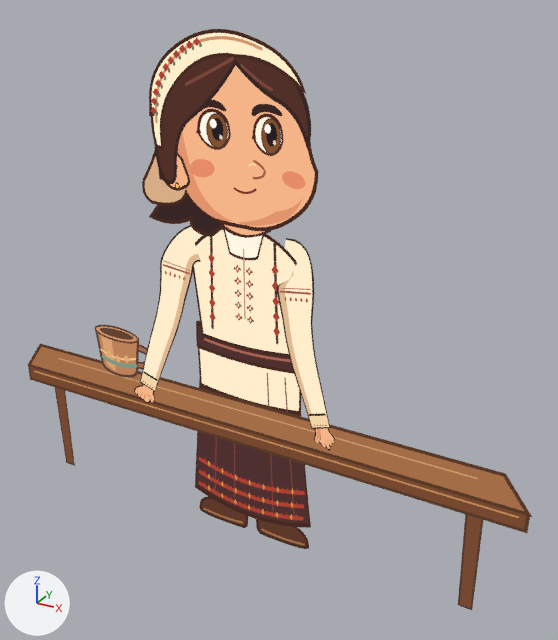
The glTF model assets/recuzita/mama-cana.glb as it was, and as the next commit left it.
Camera for both pictures: a 50 mm lens placed at (3.63, -5.99, 5.65), pointed at (0.35, -0.02, 2.66). Lighting does not change. The marker at lower left points along +X, +Y and +Z. The first picture is the older version. Where no turn or scale is listed for an object, it has been applied to the vertices. Vertices at exactly the same position are counted once.

Names of what the first picture shows: 'Cană cu toartă', 'Masă de lemn', 'Mânecă, umăr și manșetă · L', 'Mânecă, umăr și manșetă · R', 'Palmă articulată · L', 'Palmă · pumn · R', 'mother / Eye open · L', 'mother / Eye open · R', 'mother / Face', 'mother / Front hair', 'mother / Hair silhouette', 'mother / Lower tunic and waist', 'mother / Shirt and clothing panels', 'mother / Skirt' and 8 more.
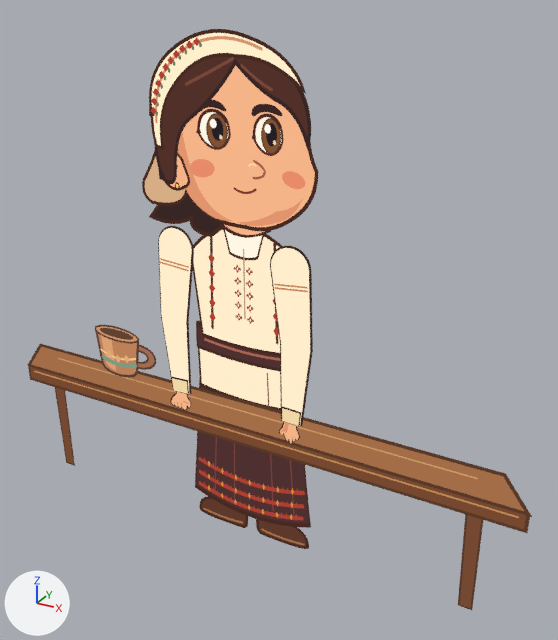
Location of each change, [x1, y1, x2, y2] in pixels of the pictures (558 x 640 px; the box of a moved part takes in the faces that stretch with it):
'Mânecă · L', added
    after: [270, 246, 313, 427]
    faces in mat_ink_ffedcb (black #000000, glowing beige #ffedcb): [271, 248, 310, 423]
    faces in mat_ink_3a2925 (black #000000): [270, 246, 313, 427]
    faces in mat_ink_f1d6a6 (black #000000, glowing beige #f1d6a6): [282, 408, 300, 426]
'Mânecă, umăr și manșetă · L', deleted
    before: [277, 238, 330, 429]
    faces in mat_ink_ffedcb (black #000000, glowing beige #ffedcb): [284, 240, 326, 414]
    faces in mat_ink_dfb991 (black #000000, glowing beige #dfb991): [279, 272, 312, 415]
    faces in mat_ink_372a24 (black #000000): [277, 238, 330, 429]
    faces in mat_ink_f2d6a9 (black #000000, glowing beige #f2d6a9): [309, 415, 329, 427]
'Mânecă · R', added
    after: [158, 226, 194, 394]
    faces in mat_ink_ffedcb (black #000000, glowing beige #ffedcb): [159, 228, 192, 388]
    faces in mat_ink_3a2925 (black #000000): [158, 226, 194, 394]
    faces in mat_ink_f1d6a6 (black #000000, glowing beige #f1d6a6): [172, 378, 188, 394]
'Mânecă, umăr și manșetă · R', deleted
    before: [140, 225, 203, 392]
    faces in mat_ink_ffedcb (black #000000, glowing beige #ffedcb): [143, 227, 203, 378]
    faces in mat_ink_dfb991 (black #000000, glowing beige #dfb991): [156, 254, 200, 380]
    faces in mat_ink_372a24 (black #000000): [140, 225, 201, 392]
    faces in mat_ink_f2d6a9 (black #000000, glowing beige #f2d6a9): [141, 373, 158, 390]
'Palmă articulată · L', reshaped
    before: [314, 428, 335, 451]
    after: [279, 422, 300, 445]
'Palmă · pumn · R', reshaped
    before: [134, 384, 155, 403]
    after: [170, 392, 191, 410]
part 1 of me_palmă_articulată___l, moved or reshaped
    before: [316, 429, 321, 441]
    after: [281, 422, 289, 433]
part 2 of me_palmă_articulată___l, moved or reshaped
    before: [314, 428, 335, 451]
    after: [279, 422, 300, 445]

The change, as a list of edits to the scene's bpy script:
```text
Change me_palmă_articulată___l:
    remove me_palmă_articulată___l.from_pydata(...)  # 602 vertices, 580 faces; spans x 0.878..1.106, y -0.312..-0.308, z -0.3..0.009
    add me_palmă_articulată___l.from_pydata(...)  # 602 vertices, 580 faces; spans x 0.514..0.743, y -0.322..-0.318, z -0.355..-0.051
    me_palmă_articulată___l part 1: the loose piece of 47 vertices spanning x 0.9..0.96, y -0.309, z -0.244..-0.032 is turned 21 degrees about the y axis through its middle, then moved by (-0.346, -0.01, -0.026)
    me_palmă_articulată___l part 2: 435 of 602 vertices moved; they spanned x 0.878..1.106, y -0.308, z -0.3..0.009 and now span x 0.514..0.743, y -0.318, z -0.355..-0.051; mean shift (-0.38, -0.01, -0.049); largest move (1.052, -0.308, -0.299) -> (0.64, -0.318, -0.355)
    other edits to the shape of me_palmă_articulată___l do not show in these pictures
Change me_palmă___pumn___r:
    remove me_palmă___pumn___r.from_pydata(...)  # 463 vertices, 437 faces; spans x -1.158..-0.876, y -0.45..-0.445, z -0.281..0.012
    add me_palmă___pumn___r.from_pydata(...)  # 463 vertices, 437 faces; spans x -0.785..-0.519, y -0.323..-0.318, z -0.323..-0.048
    me_palmă___pumn___r part 3: 303 of 463 vertices moved; they spanned x -1.158..-0.876, y -0.445, z -0.281..0.012 and now span x -0.785..-0.519, y -0.318, z -0.323..-0.048; mean shift (0.373, 0.127, -0.05); largest move (-1.013, -0.445, -0.279) -> (-0.612, -0.318, -0.323)
    other edits to the shape of me_palmă___pumn___r do not show in these pictures
Remove ob_mânecă__umăr_și_manșetă___l:
    ob_mânecă__umăr_și_manșetă___l = bpy.data.objects.new('Mânecă, umăr și manșetă · L', me_mânecă_desenată_continuu_001)
Remove ob_mânecă__umăr_și_manșetă___r:
    ob_mânecă__umăr_și_manșetă___r = bpy.data.objects.new('Mânecă, umăr și manșetă · R', me_mânecă_desenată_continuu)
Add ob_mânecă___r:
    ob_mânecă___r = bpy.data.objects.new('Mânecă · R', me_mânecă___r)  # 128 vertices, 104 faces; spans x -0.85..-0.41, y -0.33..-0.3, z -0.12..1.66; in mat_ink_3a2925 (black #000000), mat_ink_ffedcb (black #000000, glowing beige #ffedcb), mat_ink_f1d6a6 (black #000000, glowing beige #f1d6a6), mat_ink_c68659 (black #000000, glowing orange #c68659)
    ob_mânecă___r.location = (0.0, 0.0, 1.87)
Add ob_mânecă___l:
    ob_mânecă___l = bpy.data.objects.new('Mânecă · L', me_mânecă___l)  # 128 vertices, 104 faces; spans x 0.41..0.85, y -0.33..-0.3, z -0.12..1.66; in mat_ink_3a2925 (black #000000), mat_ink_ffedcb (black #000000, glowing beige #ffedcb), mat_ink_f1d6a6 (black #000000, glowing beige #f1d6a6), mat_ink_c68659 (black #000000, glowing orange #c68659)
    ob_mânecă___l.location = (0.0, 0.0, 1.87)
```
